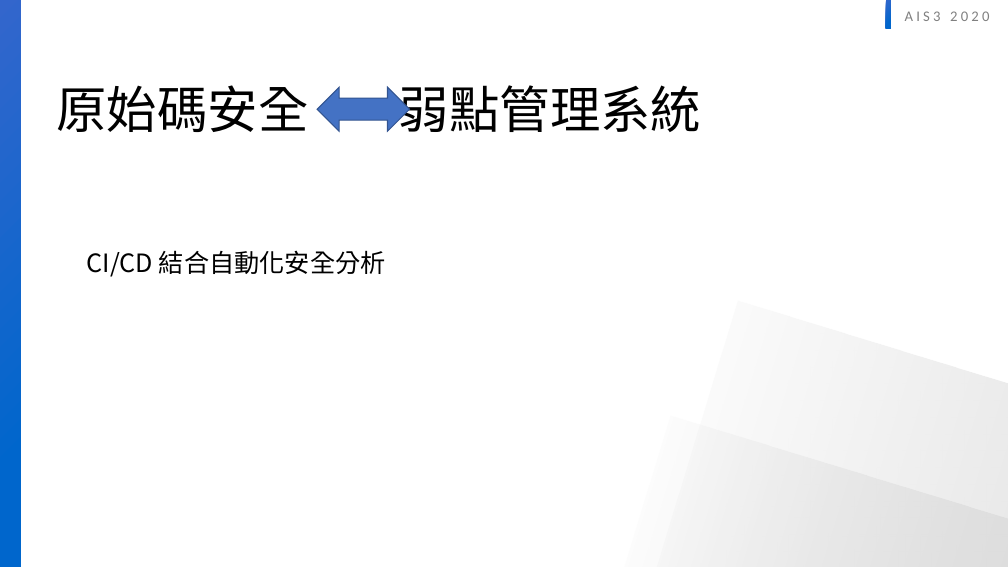
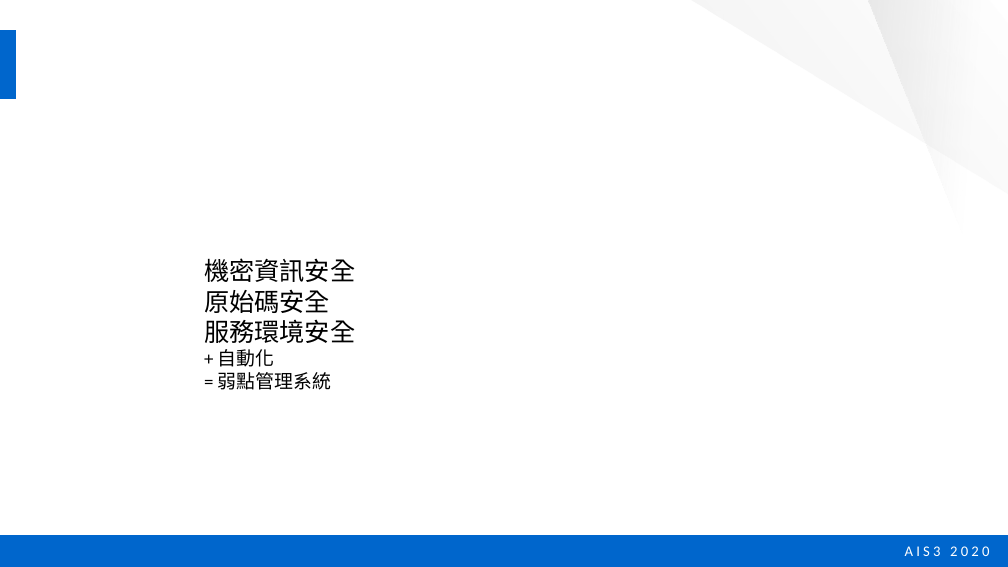
Before and after one commit to twinklestar03/AIS3-Dragon, a slide deck: slide 7 of AIS3 dragon security.pptx (slide 9 before the commit). Drawn at 1008x567 pixels with LibreOffice and Linux fonts; fonts in the diff are those of the drawing. Boxes give left, top, right and bottom in pixels: in the first picture for what was removed or moved away, otherwise in the second. Text is boxed around its words. In the diff, an @@ line names an element or a change of style, - is before the commit and + after.

```diff
--- a/AIS3 dragon security.pptx
+++ b/AIS3 dragon security.pptx
@@ group removed at [0, 0, 1008, 567]: 2 rectangles, 2 freeform shapes @@
@@ group added at [0, 0, 1008, 567]: 2 rectangles, 2 freeform shapes @@
@@ left right arrow removed at [317, 87, 409, 131] @@
@@ text removed at [87, 250, 386, 277] @@
-CI/CD 結合自動化安全分析
@@ text at [204, 258, 355, 390]: text changed; size 48 to 24 pt @@
-原始碼安全 弱點管理系統
+機密資訊安全
+原始碼安全
+服務環境安全
++ 自動化
+= 弱點管理系統
@@ text "AIS3 2020": place and size @@
-text "AIS3 2020" at [905, 11, 989, 21]
+text "AIS3 2020" at [905, 546, 989, 556]
@@ text "AIS3 2020" at [905, 546, 989, 556]: text colour #808080 to #FFFFFF @@
```
Also in this commit, not shown: 9 other slides changed, 4 slides added, 4 slides removed.
